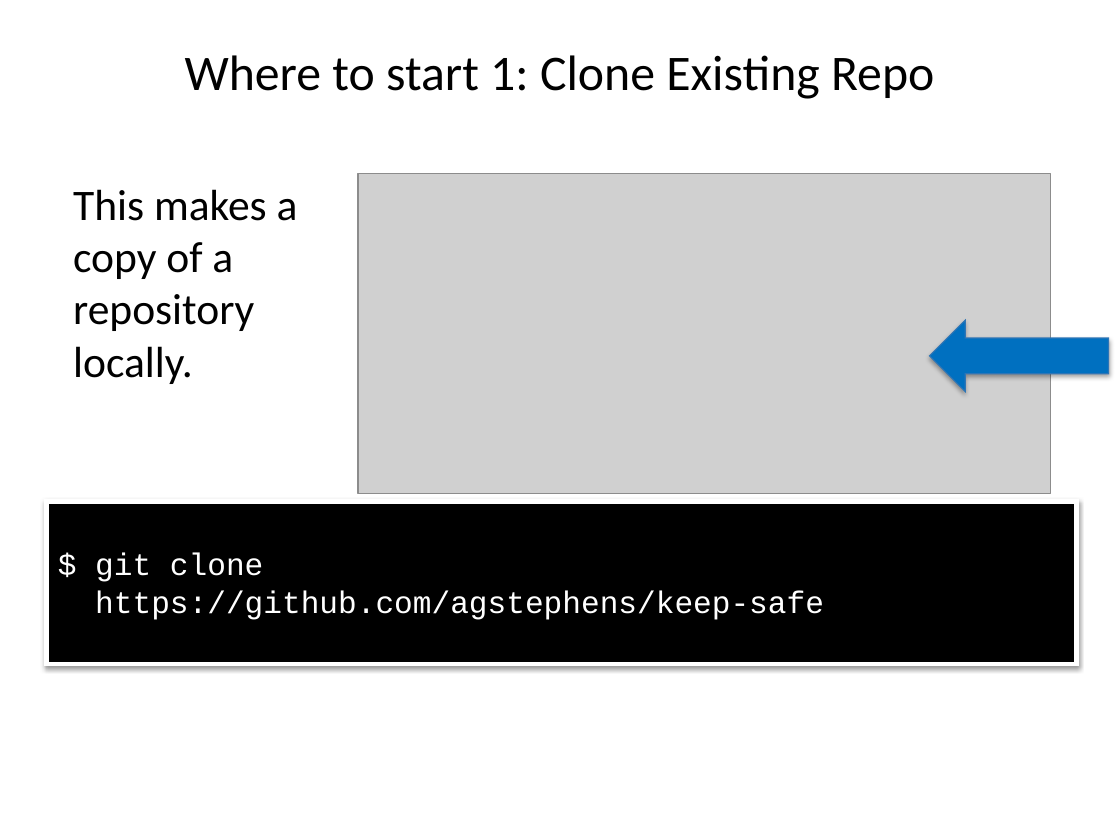
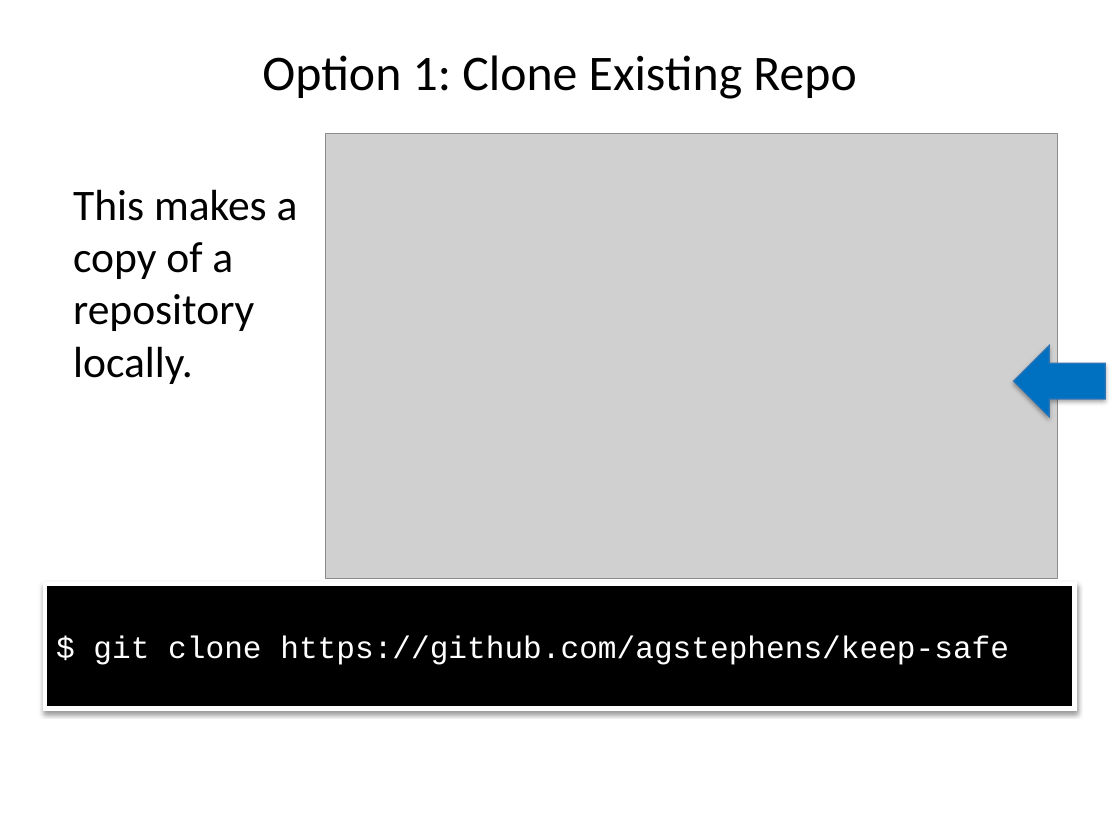
Before and after one commit to ncasuk/ncas-isc, a slide deck: slide 20 of version_control/presentations/01_git_intro.pptx (slide 19 before the commit). Drawn at 1120x840 pixels with LibreOffice and Linux fonts; fonts in the diff are those of the drawing; grey boxes stand for pictures; background and template pictures are left out. Boxes give left, top, right and bottom in pixels: in the first picture for what was removed or moved away, otherwise in the second. Text is boxed around its words. In the diff, an @@ line names an element or a change of style, - is before the commit and + after.

```diff
--- a/version_control/presentations/01_git_intro.pptx
+++ b/version_control/presentations/01_git_intro.pptx
@@ title at (262,55,856,99): text changed @@
-Where to start 1: Clone Existing Repo
+Option 1: Clone Existing Repo
@@ picture: place and size @@
-picture at (358,174,1051,494)
+picture at (325,133,1057,578)
@@ down arrow: place and size @@
-down arrow at (930,320,1109,392)
+down arrow at (1014,345,1105,417)
@@ rectangle "$ git clone https://github.com/agstephens/keep-safe": place and size @@
-rectangle "$ git clone https://github.com/agstephens/keep-safe" at (47,502,1076,664)
+rectangle "$ git clone https://github.com/agstephens/keep-safe" at (45,585,1074,709)
```
Also in this commit, not shown: 18 other slides changed, 1 slide added, 4 other files.
